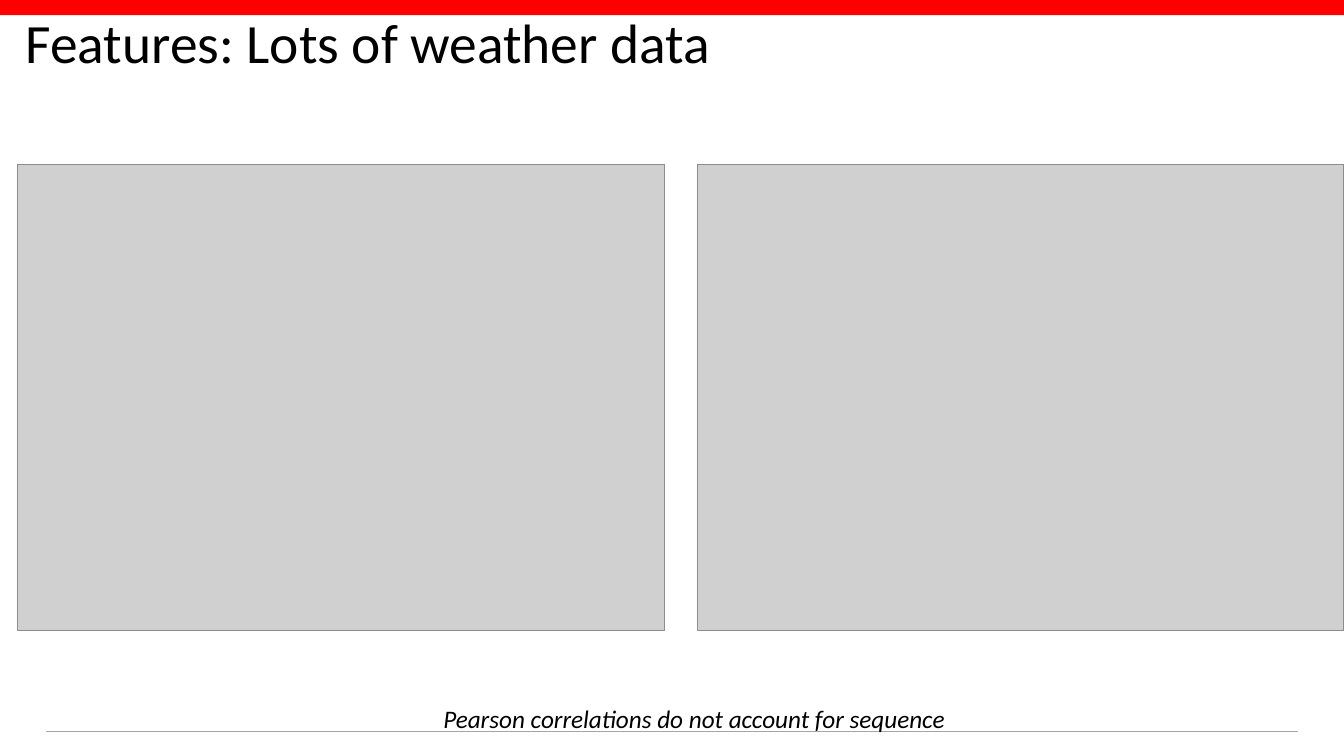
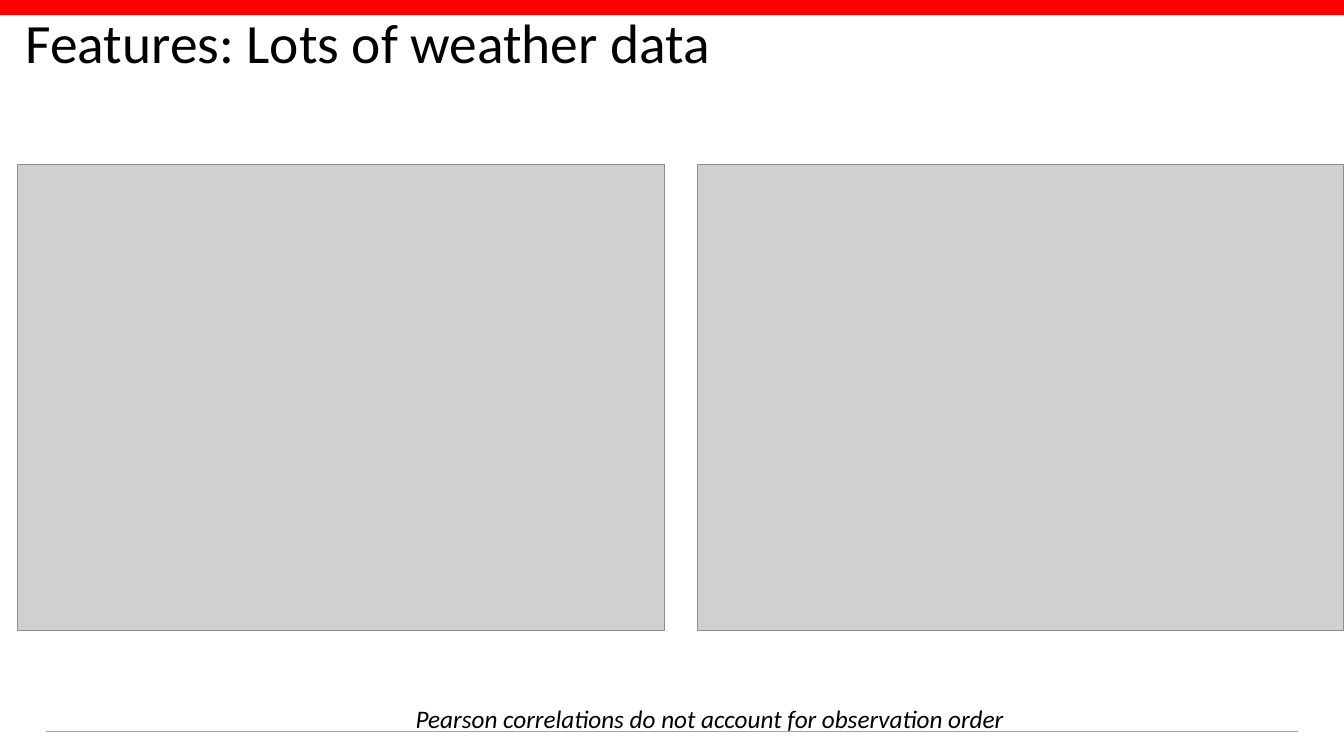
Before and after one commit to conditg/deng-ai, a slide deck: slide 5 of DengAI.pptx. Drawn at 1344x756 pixels with LibreOffice and Linux fonts; fonts in the diff are those of the drawing; grey boxes stand for pictures; background and template pictures are left out. Boxes give left, top, right and bottom in pixels: in the first picture for what was removed or moved away, otherwise in the second. Text is boxed around its words. In the diff, an @@ line names an element or a change of style, - is before the commit and + after.

```diff
--- a/DengAI.pptx
+++ b/DengAI.pptx
@@ text at (x1=416, y1=710, x2=1003, y2=732): text changed @@
-Pearson correlations do not account for sequence
+Pearson correlations do not account for observation order
```
Also in this commit, not shown: 7 other slides changed, 1 slide added, 1 other file.
